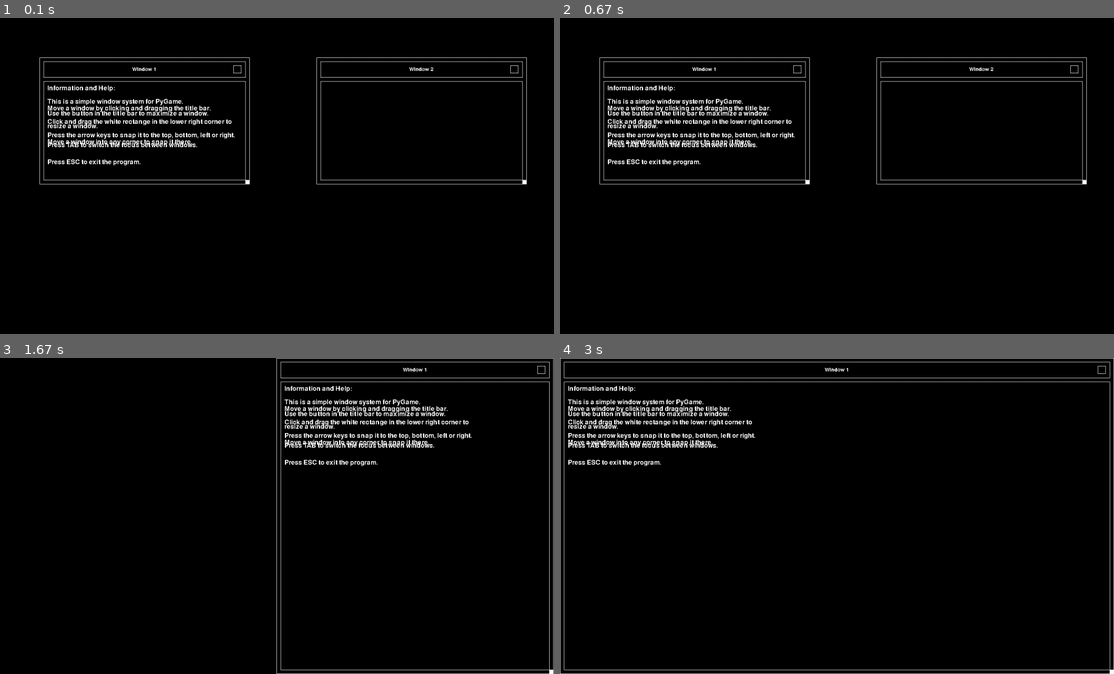
Above: before the commit, frames 1-4 (two rows, left to right).
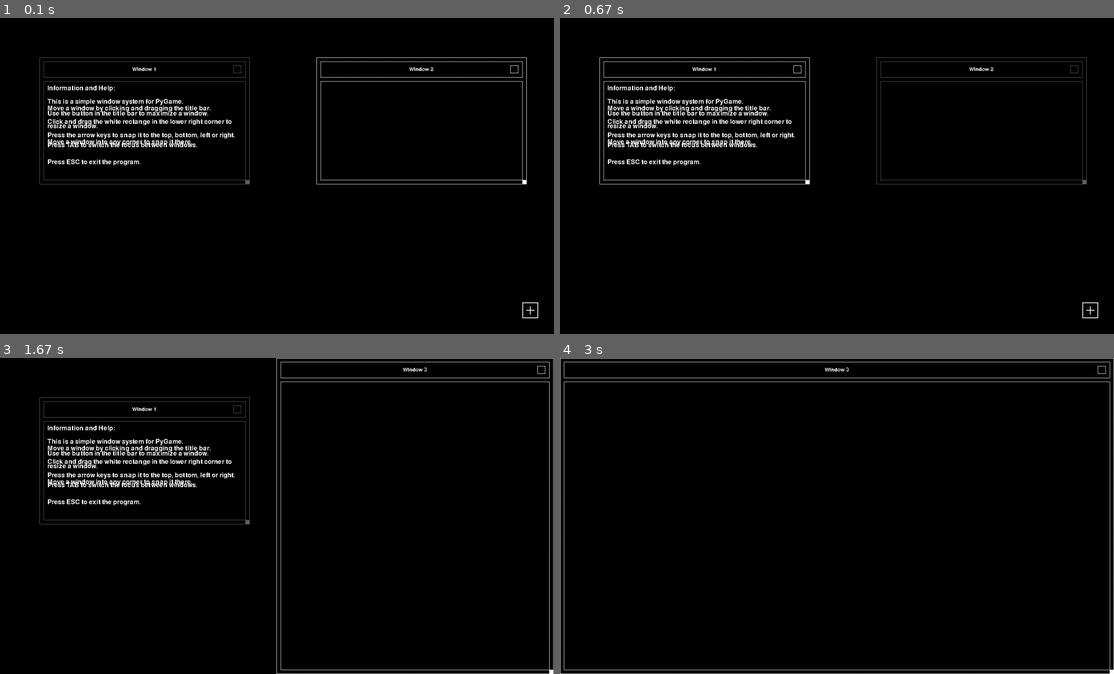
Above: after the commit, the same moments.

Repository: tomastoews/pygame-window-system
Game: pygame game, started from main.py
The game is run twice, just before and just after one commit, with the same random seed, the same clock (stepped at 60 frames per second) and the same inputs.
Inputs (mouse positions are in pixels of both pictures, inside the frame that each line leads up to):
- Up to frame 1 (0.1 s): no input
- Up to frame 2 (0.67 s): press the mouse at (704, 119) at 0.37 s; move the mouse to (704, 150) at 0.47 s; release the mouse at (704, 179) at 0.6 s
- Up to frame 3 (1.67 s): press the mouse at (531, 648) at 0.7 s; move the mouse to (393, 610) at 0.8 s; release the mouse at (254, 572) at 0.93 s; click (282, 519) at 1.05 s, where only the run after the commit has a clickable "Window 3"; hold Right from 1.33 s (still down)
- Up to frame 4 (3 s): release Right at 1.8 s; hold Up 1.83-2.13 s; click (837, 370) at 2.22 s, where only the run after the commit has a clickable "Window 3"; press the mouse at (1102, 370) at 2.53 s; move the mouse to (1064, 474) at 2.63 s; release the mouse at (1030, 576) at 2.77 s; click (1113, 670) at 2.88 s

The runs differ from the first frame. In frame 1, 0.9% of the frame differs, in the area x 7-98%, y 12-96%; in frame 2, 0.9%; in frame 3, 5.2%, in the area x 7-86%, y 2-53%; in frame 4, 2.2%.

Commit message:
Added button for creating new windows; Fixed window focus issue

Diff:
--- a/main.py
+++ b/main.py
@@ -1,5 +1,6 @@
 #!/usr/bin/python3
 
+import random
 import pygame
 import pygame.locals
 
@@ -23,16 +24,60 @@
 title_font = pygame.font.SysFont('Sans Regular', 20)
 font1 = pygame.font.SysFont('Sans Regular', 24)
 
+elements = list()
 windows = list()
 focused_window_index = None
+
+class UIElement(pygame.Rect):
+    def __init__(self, x, y, width, height):
+        super().__init__(self)
+        self.x = x
+        self.y = y
+        self.width = width
+        self.height = height
+
+class AddWindowButton(UIElement):
+    def __init__(self, x, y, width, height):
+        super().__init__(x, y, width, height)
+
+    def draw(self):
+        global windows
+        line_width = 2
+        padding = 10
+        pygame.draw.rect(screen, (255,255,255), self, line_width)
+        pygame.draw.line(
+            screen,
+            (255,255,255),
+            ((self.x+self.width/2-line_width/2), (self.y+padding)),
+            ((self.x+self.width/2-line_width/2), (self.y+self.height-padding)),
+            line_width
+        )
+        pygame.draw.line(
+            screen,
+            (255,255,255),
+            ((self.x+padding), (self.y+self.height/2-line_width/2)),
+            ((self.x+self.width-padding), (self.y+self.height/2-line_width/2)),
+            line_width
+        )
+
+    def click_event(self):
+        global windows, focused_window_index, INITIAL_WINDOW_WIDTH, INITIAL_WINDOW_HEIGHT
+        windows.append(Window(
+            x=(screen_width/2)-(INITIAL_WINDOW_WIDTH/2),
+            y=(screen_height/2)-(INITIAL_WINDOW_HEIGHT/2),
+            title=f"Window {len(windows)+1}")
+        )
+        focused_window_index = len(windows)-1
 
 class Window(pygame.Rect):
     def __init__(self, x, y, title):
         super().__init__(self)
+        self.id = str(random.random()).split(".")[1]
         self.is_resizing = False
         self.is_dragging = False
         self.is_fullscreen = False
         self.border = 10
+        self.border_color = (255,255,255)
         self.title_bar_height = 40
         self.title_bar_button_height = 20
         self.title = title
@@ -191,6 +236,7 @@
         self.update()
 
     def update(self):
+        global windows, focused_window_index
         if self.is_fullscreen:
             self.x = 0
             self.y = 0
@@ -229,19 +275,25 @@
 
     def draw(self):
         global screen
-        pygame.draw.rect(screen, (255,255,255), self, 1)
-        pygame.draw.rect(screen, (255,255,255), self.title_bar, 1)
-        pygame.draw.rect(screen, (255,255,255), self.container, 1)
-        pygame.draw.rect(screen, (255,255,255), self.resize_button, 1)
+
+        if focused_window_index == None or windows[focused_window_index].id != self.id:
+            self.border_color = (100,100,100)
+        else:
+            self.border_color = (255,255,255)
+
+        pygame.draw.rect(screen, (0,0,0), self, 0)
+        pygame.draw.rect(screen, (0,0,0), self.title_bar, 0)
+        pygame.draw.rect(screen, (0,0,0), self.container, 0)
+        pygame.draw.rect(screen, (0,0,0), self.resize_button, 0)
 
         screen.fill((0,0,0), rect=self)
         screen.fill((0,0,0), rect=self.title_bar)
         screen.fill((0,0,0), rect=self.container)
-        screen.fill((255,255,255), rect=self.resize_button)
+        screen.fill(self.border_color, rect=self.resize_button)
 
         for line in self.lines:
-            pygame.draw.line(screen, (255,255,255), line[0], line[1], 1)
-        pygame.draw.rect(screen, (255,255,255), self.fullscreen_button, 1)
+            pygame.draw.line(screen, self.border_color, line[0], line[1], 1)
+        pygame.draw.rect(screen, self.border_color, self.fullscreen_button, 1)
 
         for i in range(len(self.elements)):
             screen.blit(self.elements[i], (
@@ -255,6 +307,7 @@
 
 def focus_window(index):
     global windows, focused_window_index
+    print(f"Focused window: {windows[index].title}")
     window = windows[index]
     windows.pop(index)
     windows.append(window)
@@ -291,36 +344,55 @@
             elif event.key == pygame.K_LEFT:
                 if not focused_window_index == None:
                     windows[focused_window_index].snap_left()
+
         if event.type == pygame.MOUSEMOTION:
             if not focused_window_index == None:
                 if windows[focused_window_index].is_dragging:
                     windows[focused_window_index].move()
                 elif windows[focused_window_index].is_resizing:
                     windows[focused_window_index].resize()
+
         if event.type == pygame.MOUSEBUTTONDOWN:
             mouse_pos = pygame.mouse.get_pos()
-            windows = windows[::-1]
-            for i in range(len(windows)):
-                if windows[i].collidepoint(mouse_pos):
-                    focus_window(i)
-                    if windows[i].fullscreen_button.collidepoint(mouse_pos):
-                        windows[i].toggle_fullscreen()
-                        break
-                    elif windows[i].title_bar.collidepoint(mouse_pos):
-                        windows[i].is_dragging = True
+            for element in elements:
+                if element.collidepoint(mouse_pos):
+                    element.click_event()
+            reversed_windows = windows[::-1]
+            unfocused_windows = 0
+            for i in range(len(reversed_windows)):
+                normal_index = len(windows)-1-i
+                if reversed_windows[i].collidepoint(mouse_pos):
+                    if normal_index != focused_window_index:
+                        focus_window(normal_index)
+                    if reversed_windows[i].fullscreen_button.collidepoint(mouse_pos):
+                        windows[normal_index].toggle_fullscreen()
+                    elif reversed_windows[i].title_bar.collidepoint(mouse_pos):
+                        windows[normal_index].is_dragging = True
                         origin_mouse_pos = mouse_pos
-                        break
-                    elif windows[i].resize_button.collidepoint(mouse_pos):
-                        windows[i].is_resizing = True
+                    elif reversed_windows[i].resize_button.collidepoint(mouse_pos):
+                        windows[normal_index].is_resizing = True
                         origin_mouse_pos = mouse_pos
-                        break
+                    if normal_index != focused_window_index:
+                        return None
+                    break
+                else:
+                    unfocused_windows = unfocused_windows + 1
+            if unfocused_windows == len(windows):
+                focused_window_index = None
+
         if event.type == pygame.MOUSEBUTTONUP:
-            if not focused_window_index == None:
-                windows[focused_window_index].is_dragging = False
-                windows[focused_window_index].is_resizing = False
+            if focused_window_index is not None:
+                if windows[focused_window_index].is_dragging:
+                    windows[focused_window_index].is_dragging = False
+                    # focused_window_index = None
+                elif windows[focused_window_index].is_resizing:
+                    windows[focused_window_index].is_resizing = False
+                    # focused_window_index = None
 
 def draw():
-    global windows
+    global elements, windows
+    for element in elements:
+        element.draw()
     for window in windows:
         window.draw()
 
@@ -341,8 +413,16 @@
 # windows[0].elements.append(font1.render("Press F12 to toggle fullscreen.", False, (255,255,255)))
 windows[0].elements.append(font1.render("Press ESC to exit the program.", False, (255,255,255)))
 
+focused_window_index = len(windows)-1
+
+elements.append(AddWindowButton(x=screen_width-40*2, y=screen_height-40*2, width=40, height=40))
+
 while True:
     screen.fill((0,0,0))
     events()
     draw()
+    if focused_window_index != None:
+        print(windows[focused_window_index].title)
+    else:
+        print(focused_window_index)
     pygame.display.update()
